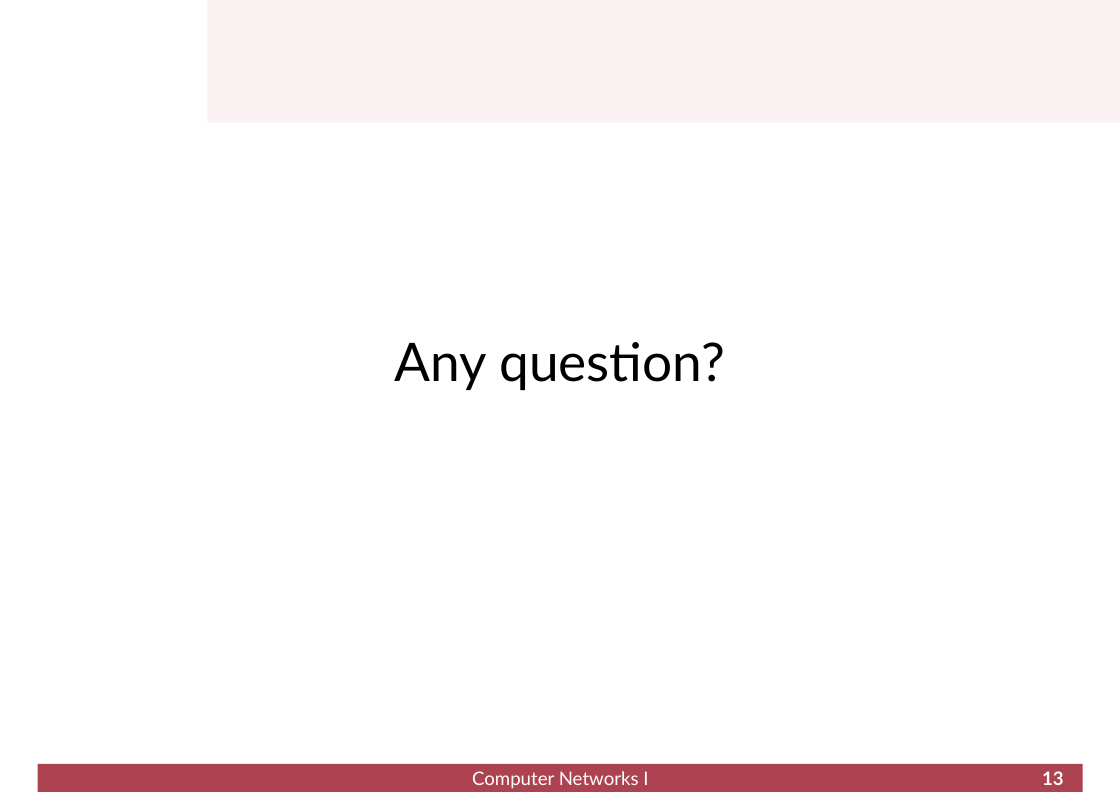
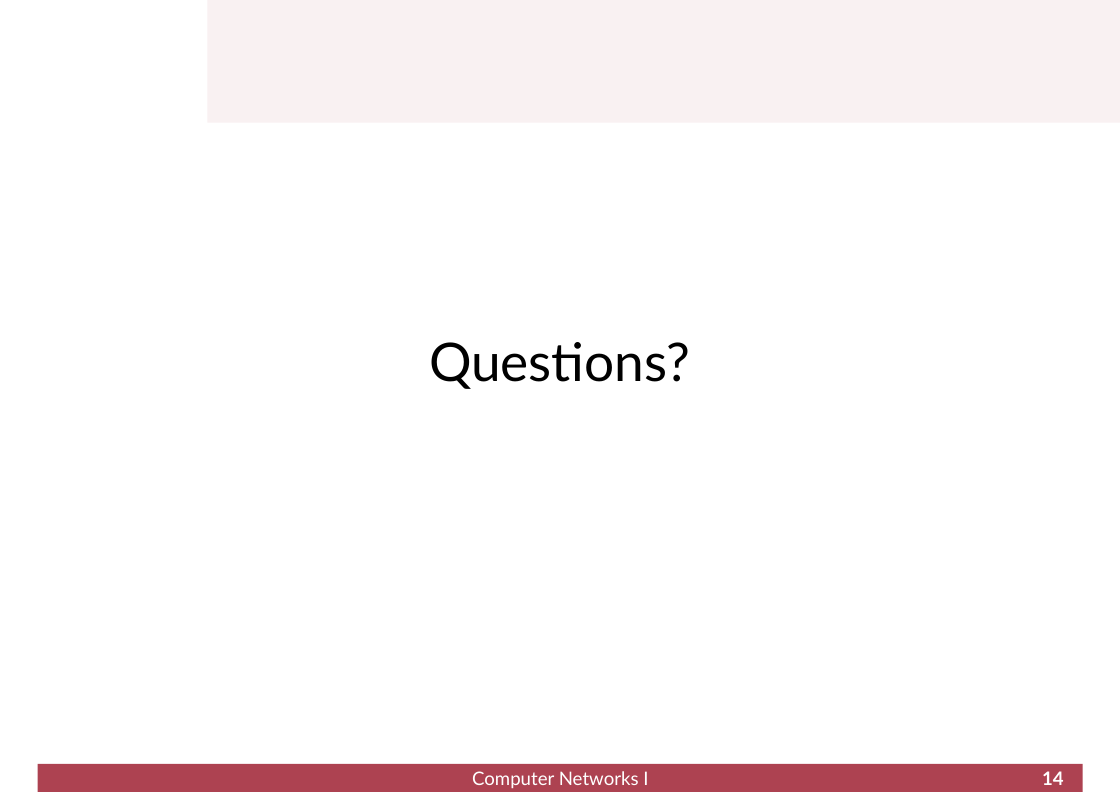
Before and after one commit to cletomartin/redes1, a slide deck: slide 14 of slides/presentation.odp (slide 13 before the commit). Drawn at 1120x792 pixels with LibreOffice and Linux fonts; fonts in the diff are those of the drawing; background and template pictures are left out. Boxes give left, top, right and bottom in pixels: in the first picture for what was removed or moved away, otherwise in the second. Text is boxed around its words. In the diff, an @@ line names an element or a change of style, - is before the commit and + after.

```diff
--- a/slides/presentation.odp
+++ b/slides/presentation.odp
@@ text at bbox=[429, 342, 691, 389]: text changed @@
-Any question?
+Questions?
@@ page number at bbox=[1042, 771, 1064, 785]: text changed @@
-13
+14
```
Also in this commit, not shown: 6 other slides changed, 1 slide added.
